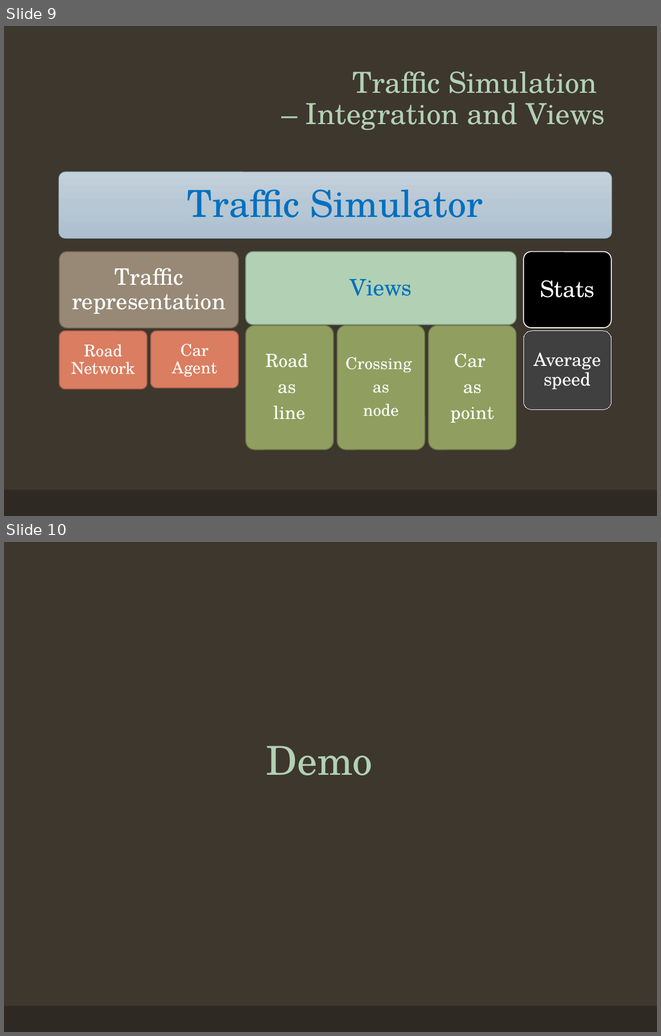
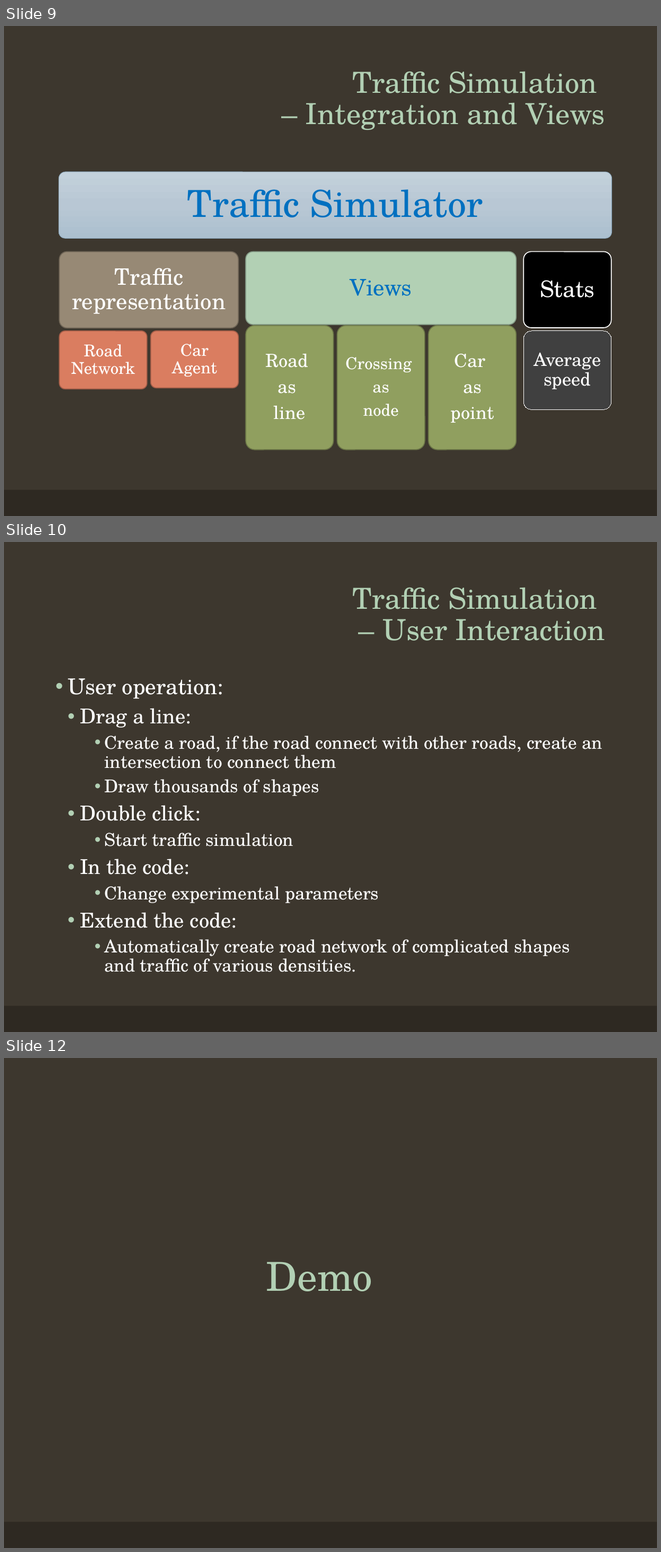
Before and after one commit to CharlieFaceButt/Traffic-Simulation, a slide deck: Presentation.pptx. Shown one above the other, each under a label of ours: slides 9 and 10 before the commit, slides 9, 10 and 12 after it; the slides between them are not shown. The pictures are 661x1036 and 661x1552 pixels, drawn with LibreOffice and Linux fonts; fonts in the diff are those of the drawing. Boxes give left, top, right and bottom in pixels: in the first picture for what was removed or moved away, otherwise in the second. Text is boxed around its words. In the diff, an @@ line names an element or a change of style, - is before the commit and + after.

```diff
--- a/Presentation.pptx
+++ b/Presentation.pptx
@@ slide 10 added at [4,542,657,1032], background #3D372E; not listed: 1 template element that a slide beside it also shows @@
@@ title added at [352,587,606,641], 32 pt, text #B2D0B4 @@
+Traffic Simulation
+– User Interaction
@@ text added at [68,678,602,972], 19.5 pt, text #FFFFFF @@
+• User operation:
+  • Drag a line:
+      • Create a road, if the road connect with other roads, create an intersection to connect them
+      • Draw thousands of shapes
+  • Double click:
+      • Start traffic simulation
+  • In the code:
+      • Change experimental parameters
+  • Extend the code:
+      • Automatically create road network of complicated shapes and traffic of various densities.
@@ what was slide 10 is now slide 12 @@
```
Also in this commit, not shown: 1 slide changed, 1 other slide added, 1 other file.
